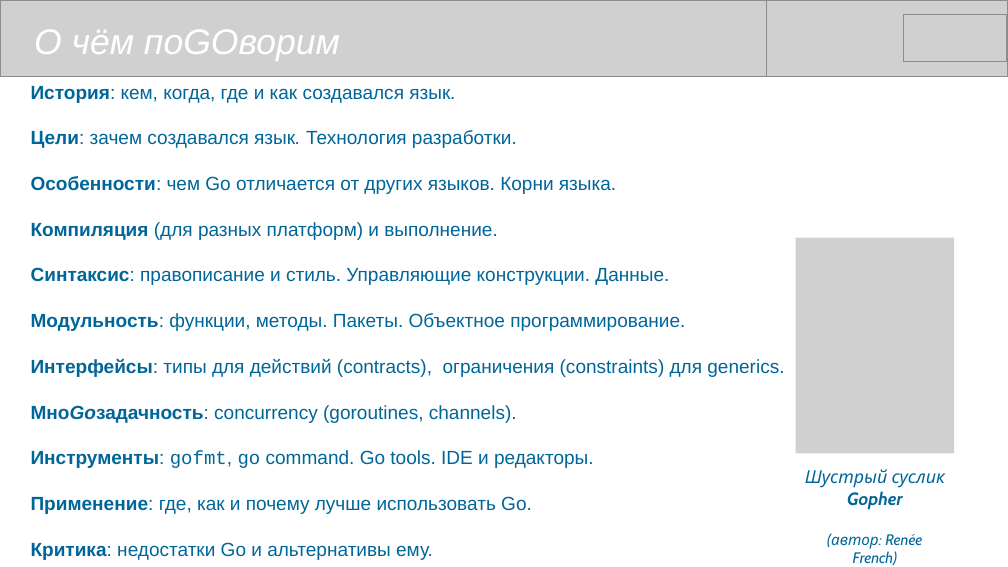
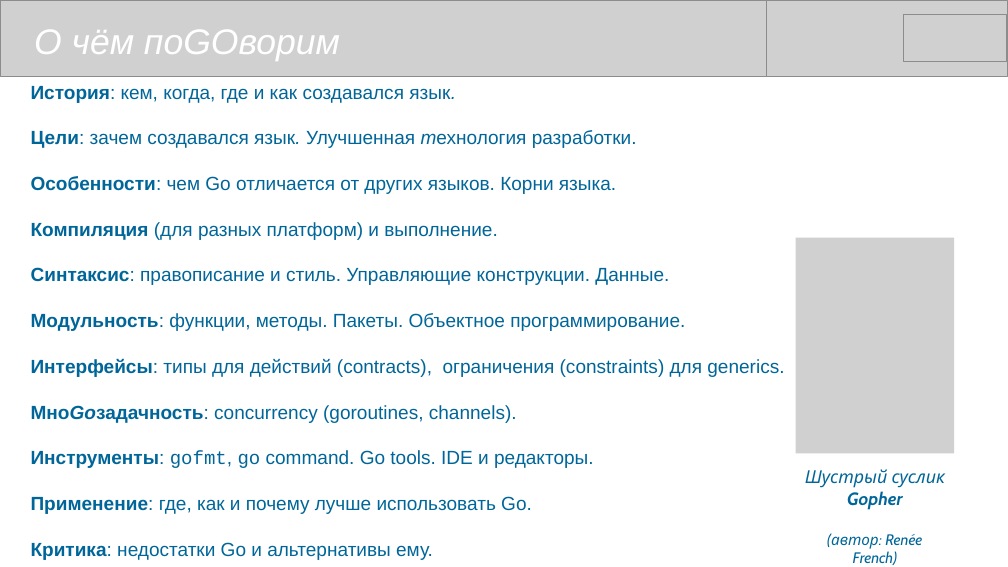
Before and after one commit to mike-shock/Go_language, a slide deck: slide 2 of Go_Review.odp. Drawn at 1008x567 pixels with LibreOffice and Linux fonts; fonts in the diff are those of the drawing; grey boxes stand for pictures. Boxes give left, top, right and bottom in pixels: in the first picture for what was removed or moved away, otherwise in the second. Text is boxed around its words. In the diff, an @@ line names an element or a change of style, - is before the commit and + after.

```diff
--- a/Go_Review.odp
+++ b/Go_Review.odp
@@ text at <box>31,130,637,148</box>: text changed @@
-Цели: зачем создавался язык. Технология разработки.
+Цели: зачем создавался язык. Улучшенная технология разработки.
```
Also in this commit, not shown: 8 other slides changed, 1 other file.
